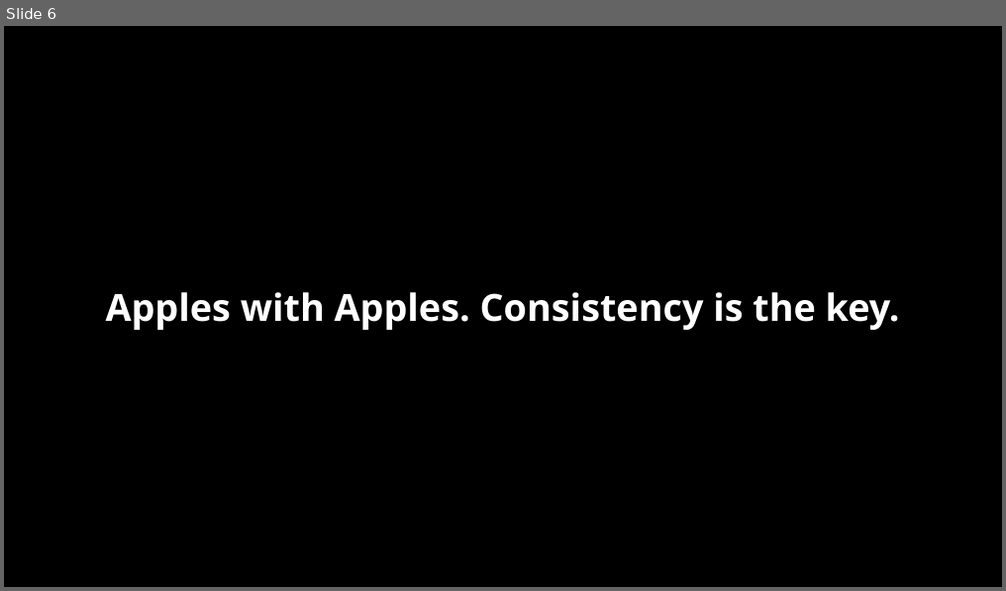
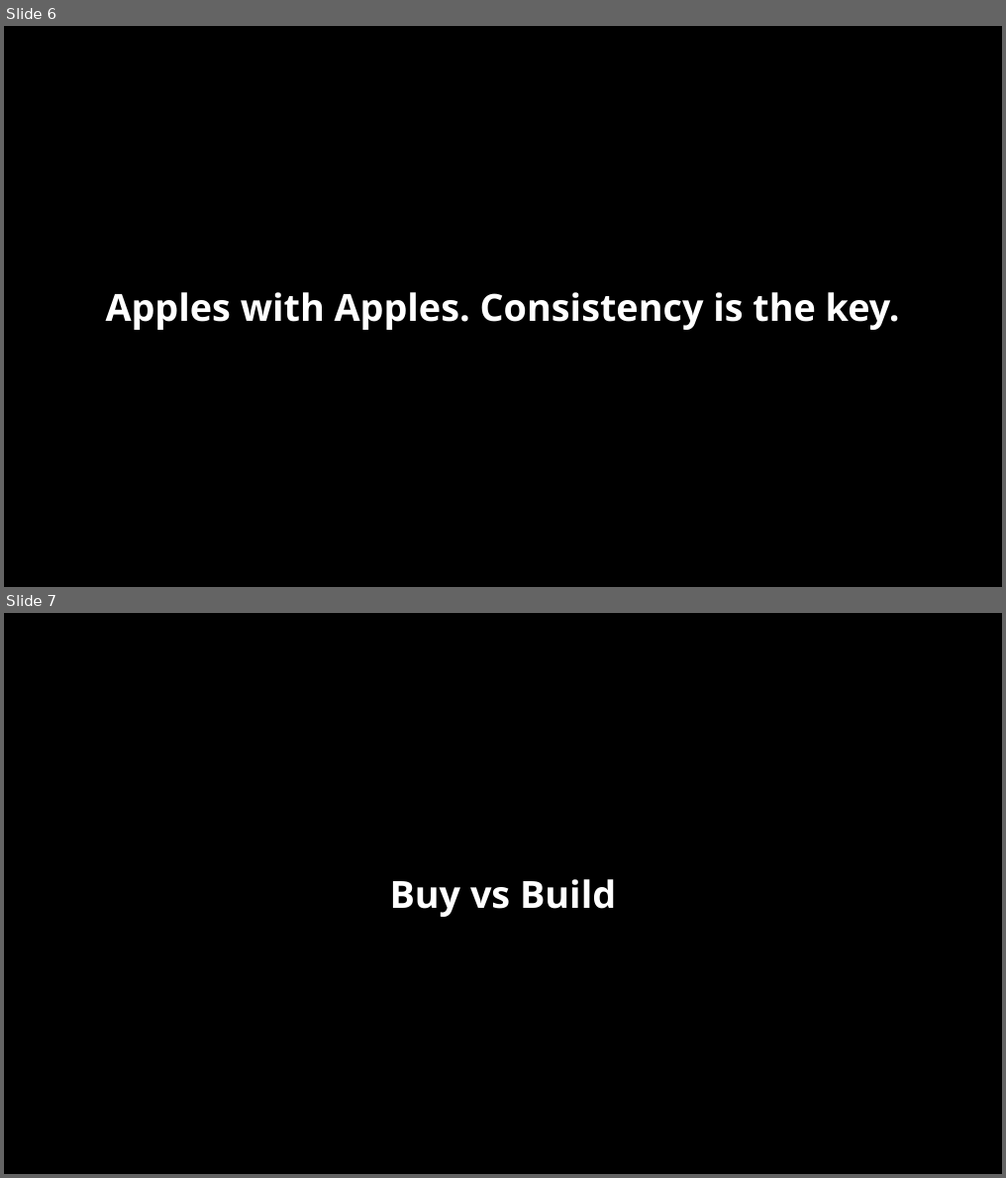
Before and after one commit to rickrussell/intro-to-devops, a slide deck: Lectures/DevOpsTools/Resources/Outro.pptx. Shown one above the other, each under a label of ours: slide 6 before the commit, slides 6 and 7 after it. The pictures are 1006x591 and 1006x1178 pixels, drawn with LibreOffice and Linux fonts; fonts in the diff are those of the drawing; background and template pictures are left out. Boxes give left, top, right and bottom in pixels: in the first picture for what was removed or moved away, otherwise in the second. Text is boxed around its words. In the diff, an @@ line names an element or a change of style, - is before the commit and + after.

```diff
--- a/Lectures/DevOpsTools/Resources/Outro.pptx
+++ b/Lectures/DevOpsTools/Resources/Outro.pptx
@@ slide 7 added at [4, 613, 1002, 1174], background picture (left out) @@
@@ title added at [390, 879, 616, 917], 36 pt, text #FFFFFF, bold @@
+Buy vs Build
```
Also in this commit, not shown: 3 other files.
